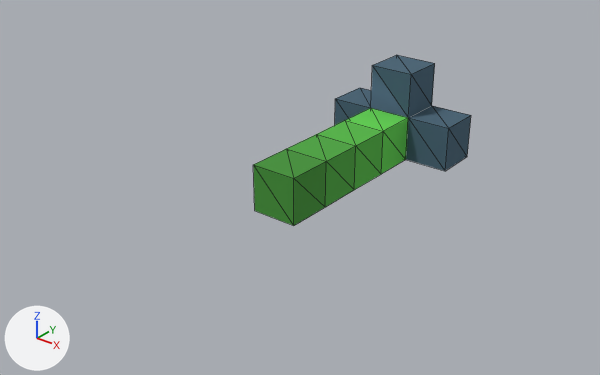
The OBJ model Assets/lmodlinski/big_floors_vial.obj, before and after one commit.
The view is the same before and after, from a 50 mm lens placed at (5.84, -8.87, 7.6), pointed at (-3.14, 2.36, 0.64). Lighting does not change. The marker at lower left points along +X, +Y and +Z. Mesh edges are drawn as thin lines. Where no turn or scale is listed for an object, it has been applied to the vertices. Vertices at the same position are counted once.

Script lines for the objects in view, before the commit:
```python
me_big_floors_vial = bpy.data.meshes.new('big_floors_vial')
me_big_floors_vial.from_pydata(...)  # 36 vertices, 72 faces; spans x -5.0..-2.0, y 2.0..7.0, z 0.0..2.0
me_big_floors_vial.materials.append(mat_palette)  # picture img_big_floors_vial_png
ob_big_floors_vial = bpy.data.objects.new('big_floors_vial', me_big_floors_vial)
ob_big_floors_vial.location = (0.0, 0.0, 0.0)
```
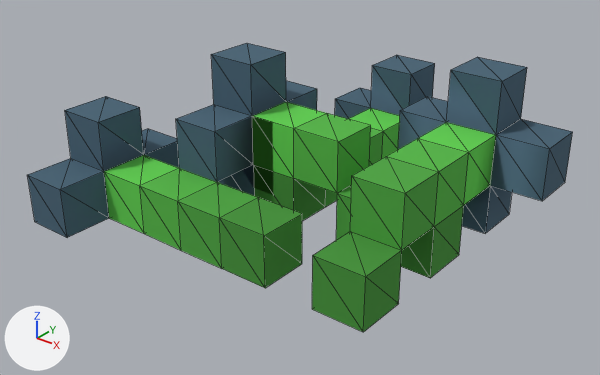
Commit message: vials more vials

Changed parts and their boxes (x1, y1, x2, y2) in the pictures (600 x 375 px):
'big_floors_vial', reshaped (150% wider, 69% taller)
    before: (253, 55, 471, 226)
    after: (27, 43, 573, 332)
part 1 of me_big_floors_vial, built on
    before: (254, 149, 326, 178)
    after: (27, 43, 573, 332)

The edits, one by one:
me_big_floors_vial is used by ob_big_floors_vial; location (0.0, 0.0, 0.0).
me_big_floors_vial had 36 vertices, 72 faces and spanned x -5.0..-2.0, y 2.0..7.0, z 0.0..2.0.
me_big_floors_vial now has 143 vertices, 308 faces and spans x -7.0..1.0, y -1.0..7.0, z 0.0..3.0.
Part 1, on me_big_floors_vial:
4 faces are deleted.
22 vertices are added at x -6.0..1.0, y 0.0..5.0, z 0.0..3.0.
7 new vertices lie (-1.0, 0.0, 1.0) away from vertices in x -4.0..-3.0, y 2.0..4.0, z 0.0..1.0.
7 new vertices lie (0.0, 0.0, 1.0) away from vertices in x -5.0..-3.0, y 2.0..4.0, z 1.0..2.0.
5 new vertices lie (0.0, 0.0, -1.0) away from vertices in x -5.0..-4.0, y 1.0..4.0, z 1.0..2.0.
6 new vertices lie (1.0, 0.0, 0.0) away from vertices in x -4.0..-3.0, y 1.0..3.0, z 0.0..2.0.
7 new vertices lie (1.0, -1.0, 0.0) away from vertices in x -5.0..-2.0, y 1.0..3.0, z 0.0..1.0.
5 new vertices lie (0.0, 1.0, 0.0) away from vertices in x -6.0..-1.0, y 0.0..2.0, z 0.0..1.0.
6 new vertices lie (-1.0, 0.0, 0.0) away from vertices in x -6.0..-5.0, y 0.0..2.0, z 0.0..1.0.
5 new vertices lie (0.0, -1.0, 1.0) away from vertices in x -7.0..-1.0, y 0.0..3.0, z 0.0..1.0.
7 new vertices lie (0.0, 0.0, -1.0) away from vertices in x -7.0..-1.0, y -1.0..3.0, z 1.0..2.0.
7 new vertices lie (1.0, 0.0, 0.0) away from vertices in x -1.0, y 1.0..3.0, z 0.0..2.0.
6 new vertices lie (0.0, 1.0, 0.0) away from vertices in x -7.0..0.0, y 0.0..3.0, z 1.0..2.0.
5 new vertices lie (0.0, 0.0, -1.0) away from vertices in x -7.0..0.0, y 0.0..4.0, z 1.0.
6 new vertices lie (0.0, -1.0, 0.0) away from vertices in x -7.0..0.0, y 0.0..1.0, z 0.0..1.0.
6 new vertices lie (0.0, 1.0, 0.0) away from vertices in x -1.0..0.0, y 3.0..4.0, z 0.0..2.0.
240 new faces join them.
